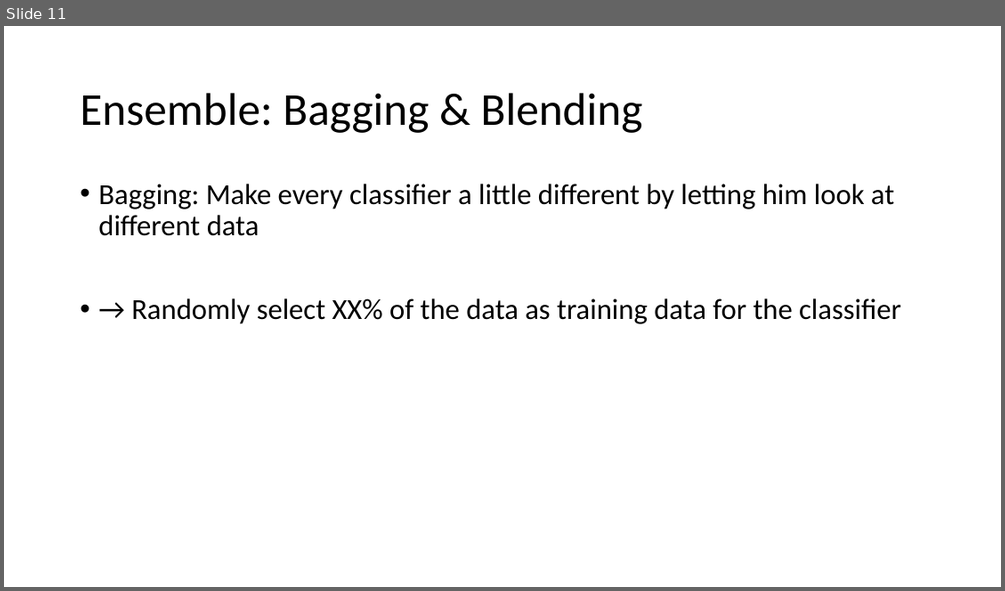
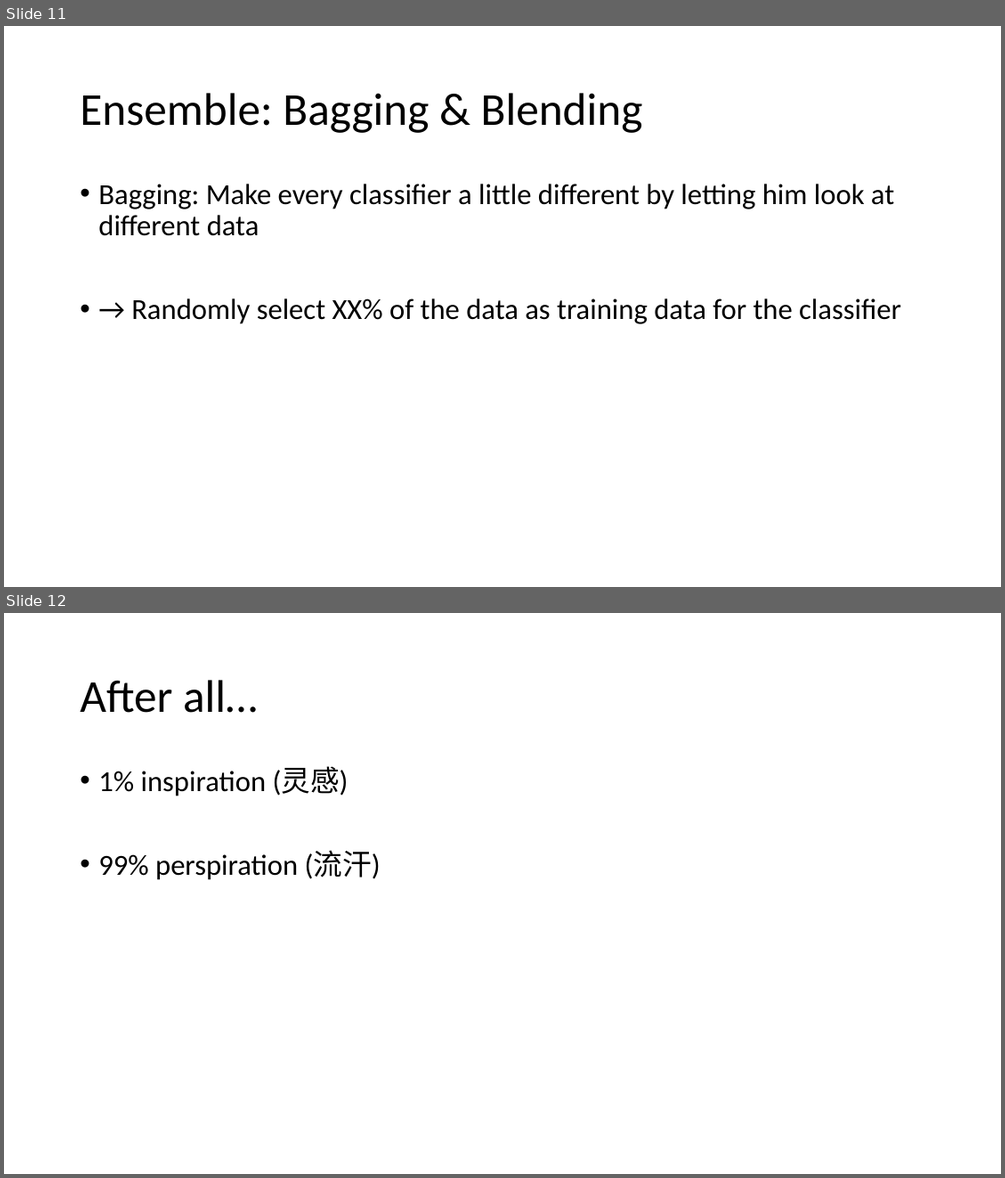
Before and after one commit to SYChienIsGod/hw1, a slide deck: report/Homework I - Techniques.pptx. Shown one above the other, each under a label of ours: slide 11 before the commit, slides 11 and 12 after it. The pictures are 1005x591 and 1005x1178 pixels, drawn with LibreOffice and Linux fonts; fonts in the diff are those of the drawing. Boxes give left, top, right and bottom in pixels: in the first picture for what was removed or moved away, otherwise in the second. Text is boxed around its words. In the diff, an @@ line names an element or a change of style, - is before the commit and + after.

Commit message:
Added last slide

```diff
--- a/report/Homework I - Techniques.pptx
+++ b/report/Homework I - Techniques.pptx
@@ slide 12 added at (4,613,1001,1174), background #FFFFFF @@
@@ title added at (80,680,258,713), 44 pt, text #000000 @@
+After all…
@@ text added at (98,767,380,880), 28 pt, text #000000 @@
+• 1% inspiration (灵感)
+• 99% perspiration (流汗)
```
